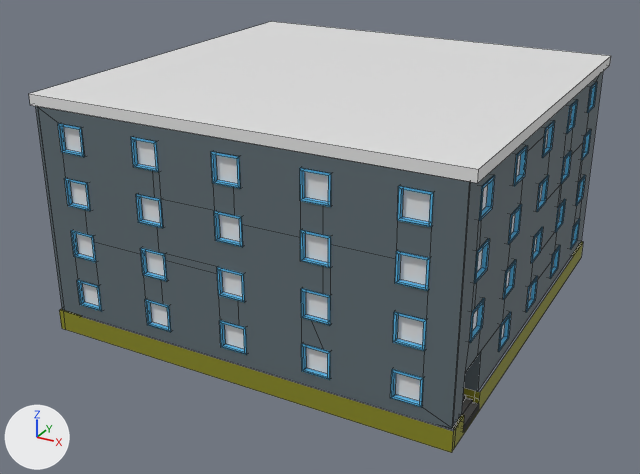
One commit to the FBX model OSB3D/Assets/Prefabs/Import/Buildings/BD20_F06_01.fbx: the scene before it, then after it.
The view is the same before and after, from a 50 mm camera at (13.03, -30.99, 21.51) aimed at (-6.54, 4.59, 3.73). Every picture has the same lights, and +X, +Y and +Z are marked at lower left. Mesh edges are drawn as thin lines. Where no turn or scale is listed for an object, it has been applied to the vertices. Vertices at the same position are counted once.

Names of what the first picture shows: 'BD20_F06_01'.
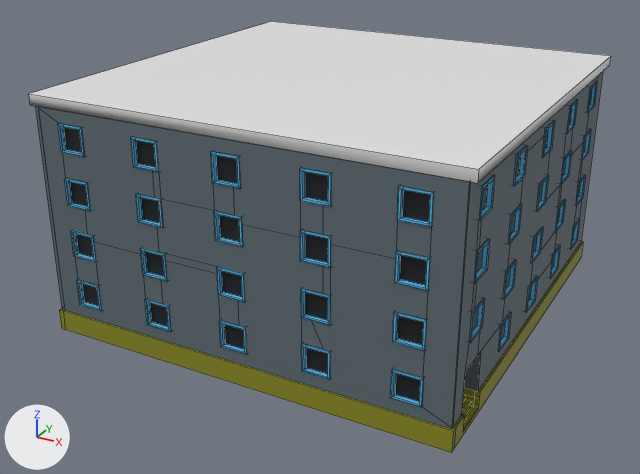
Changed parts and their boxes (x1, y1, x2, y2) in the pictures (640 x 474 px; the box of a moved part takes in the faces that stretch with it):
'BD20_F06_01', recoloured, reshaped: (29, 21, 611, 453) in both
part 1 of me_cube_024, moved or reshaped: before (452, 243, 583, 448); after (60, 241, 583, 448)

What changed in the scene script:
```text
Change mat_windowglass_006:
    mat_windowglass_006.base_color: (0.8, 0.8, 0.8) -> (0.00945, 0.00945, 0.00945)  # white #e7e7e7 -> black #191919
Change me_cube_024:
    used by ob_bd20_f06_01; location = (-6.0, 6.0, 6.25)
    remove me_cube_024.from_pydata(...)  # 1905 vertices, 1552 faces; spans x -10.2..10.2, y -10.1..10.2, z -6.0..5.5
    add me_cube_024.from_pydata(...)  # 1874 vertices, 1522 faces; spans x -10.2..10.2, y -10.1..10.2, z -6.0..5.5
    me_cube_024 part 1
    37 vertices are removed from x 8.9..10.0, y -8.9..10.1, z -6.0..-3.1
    90 faces are deleted
    2 vertices move from x 10.0, y -7.4..-7.3, z -5.8 to x 10.0, y -8.9..-7.1, z -5.7
    6 vertices are added at (9.1, -8.9, -3.1), (9.1, -7.1, -3.1), (9.1, -7.1, -5.3), (9.1, -8.9, -5.3), (9.7, -7.1, -5.7), (9.7, -8.9, -5.7)
    3 new faces join them, mat_facade_006 (dark blue #5e6b72)
    18 new faces join them, mat_slab_006 (yellow #8a8a1b)
    8 new faces join them, mat_door_006 (red #e71c1b)
    31 new faces join them, mat_doorknob_006 (yellow #e7b43d)
    remove me_cube_024.materials.append(mat_doorpanel_006)  # white #e7e7e7
    remove me_cube_024.materials.append(mat_stair_006)  # grey #727272
```
